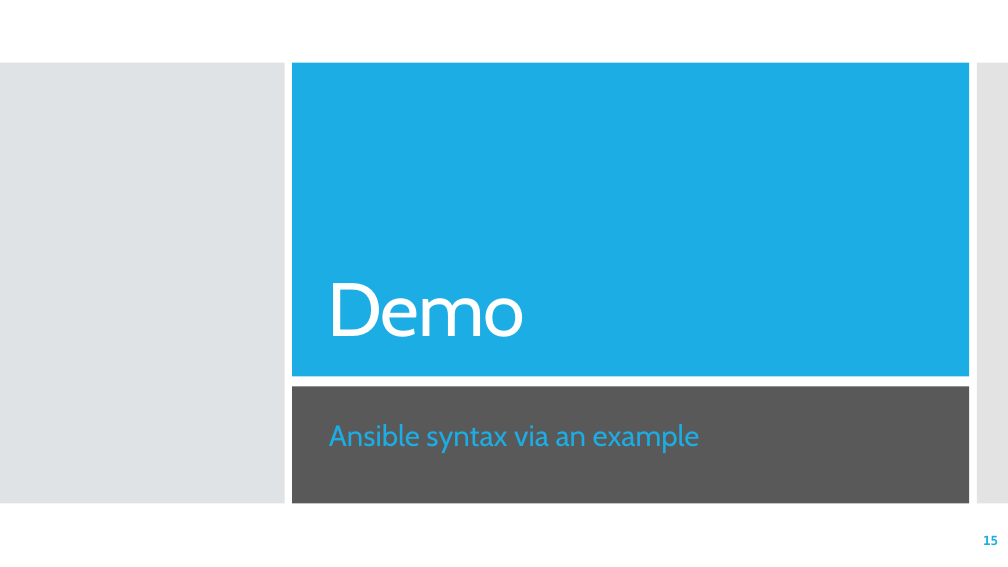
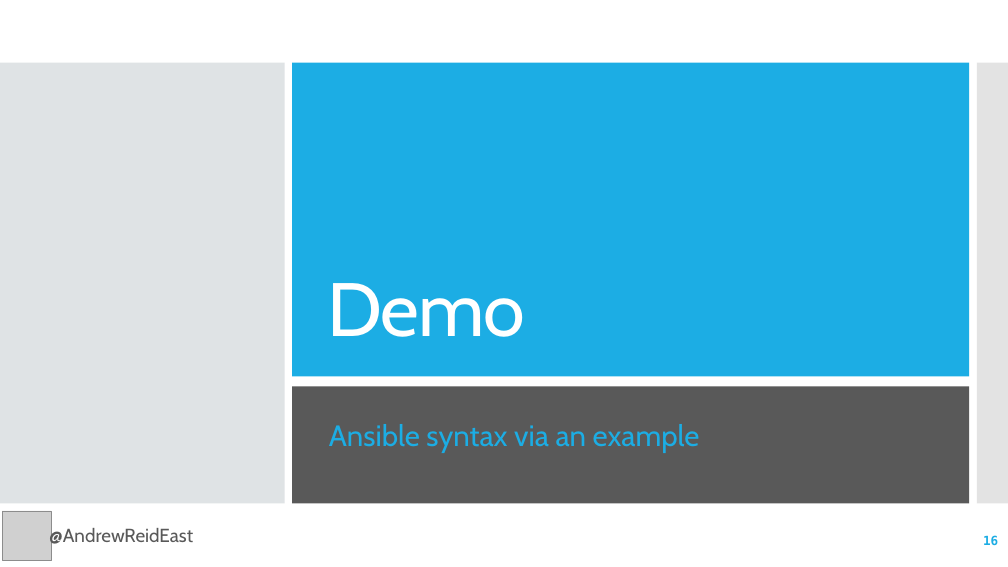
Before and after one commit to reideast/ansible-sandbox, a slide deck: slide 16 of Ansible ABC's and Tower Tips.pptx (slide 15 before the commit). Drawn at 1008x567 pixels with LibreOffice and Linux fonts; fonts in the diff are those of the drawing; grey boxes stand for pictures. Boxes give left, top, right and bottom in pixels: in the first picture for what was removed or moved away, otherwise in the second. Text is boxed around its words. In the diff, an @@ line names an element or a change of style, - is before the commit and + after.

```diff
--- a/Ansible ABC's and Tower Tips.pptx
+++ b/Ansible ABC's and Tower Tips.pptx
@@ picture added at [2, 511, 51, 560] @@
@@ text added at [49, 527, 193, 548], 18 pt, text #595959 @@
+@AndrewReidEast
```
Also in this commit, not shown: 19 other slides changed, 1 slide added.
